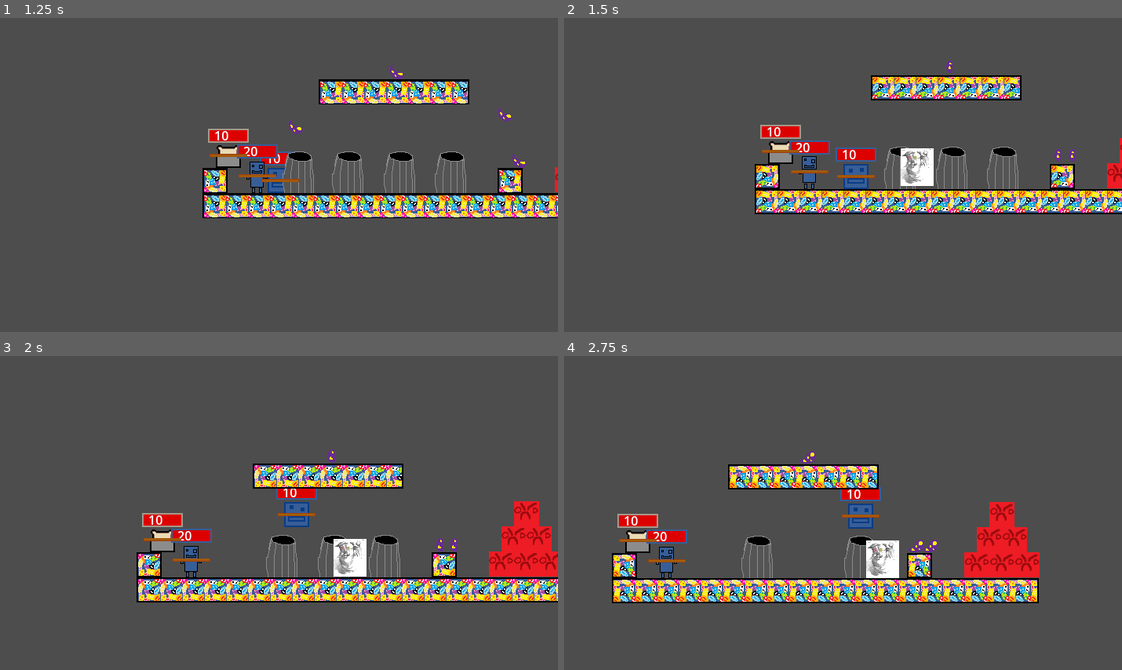
Above: before the commit, frames 1-4 (two rows, left to right).
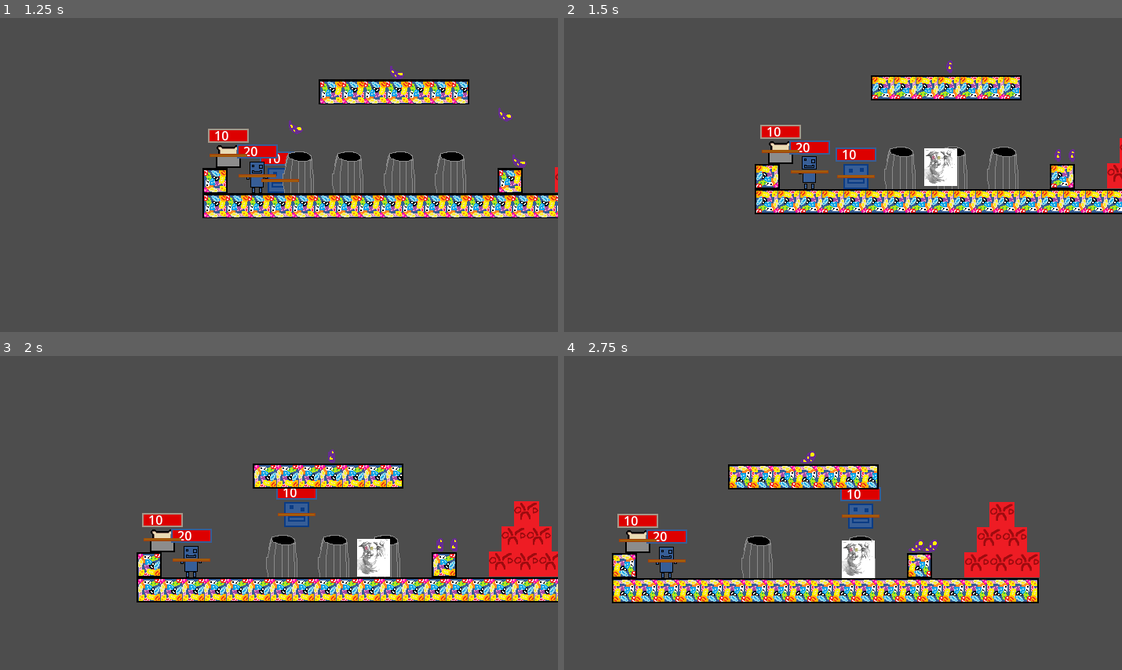
Above: after the commit, the same moments.

Repository: Ksawex4/Block-Jumper-Godot
Game: Godot game, scene res://Scenes/main_menu.tscn
Same seed, same stepped clock (60 frames per second), same inputs: the game is played once before the commit and once after it.
Inputs (mouse positions are in pixels of both pictures, inside the frame that each line leads up to):
- Up to frame 1 (1.25 s): click (94, 181) at 0.5 s
- Up to frame 2 (1.5 s): hold D (FencyRight) from 1.28 s (still down); tap Z (Interract) at 1.35 s
- Up to frame 3 (2 s): keep holding D (FencyRight); tap W (FencyJump) at 1.52 s
- Up to frame 4 (2.75 s): keep holding D (FencyRight); tap 1 (CamFency) at 2.1 s; tap W (FencyJump) at 2.27 s; tap Z (Interract) at 2.3 s

Frame 1 is identical in both runs. In frame 2, 1.1% of the frame differs, in the area x 60-71%, y 41-54%; in frame 3, 1.1%; in frame 4, 1.1%, in the area x 49-61%, y 58-71%.

Commit message:
added infinite trash can

Diff:
--- a/Scenes/trash_room.tscn
+++ b/Scenes/trash_room.tscn
@@ -486,6 +486,10 @@
 [node name="TrashCan19" parent="Interactables" instance=ExtResource("6_44u3g")]
 position = Vector2(224, 736)
 
+[node name="TrashCan20" parent="Interactables" instance=ExtResource("6_44u3g")]
+position = Vector2(-1296, -256)
+isInfinite = true
+
 [node name="AudioStreamPlayer" type="AudioStreamPlayer" parent="."]
 stream = ExtResource("6_fanlt")
 autoplay = true
--- a/Scripts/trash_can.gd
+++ b/Scripts/trash_can.gd
@@ -1,6 +1,11 @@
 extends CharacterBody2D
 
 var isColliding := false
+@export var isInfinite := false
+
+func _ready() -> void:
+	if isInfinite:
+		$Sprite2D.texture = load("res://Textures/TrashCan/InfiniteTrashCan.png")
 
 func _on_area_2d_body_entered(body: Node2D) -> void:
 	isColliding = true
@@ -10,13 +15,14 @@
 
 func _process(delta: float) -> void:
 	if isColliding && Input.is_action_just_pressed("Interract"):
-		isColliding = false
 		spawnSpamGuy()
-		queue_free()
+		if !isInfinite:
+			isColliding = false
+			queue_free()
 
 func spawnSpamGuy():
 	var shouldSpawn = randf_range(0.0, 10.0)
 	if shouldSpawn < 2.0:
 		var spam = preload("res://Scenes/Objects/spamguys.tscn").instantiate()
-		spam.position = Vector2(position.x + 70, position.y)
+		spam.position = Vector2(position.x + 100, position.y)
 		get_tree().current_scene.add_child(spam)
Binary file added: Textures/TrashCan/InfiniteTrashCan.png
Not shown, added: Textures/TrashCan/InfiniteTrashCan.png.import
